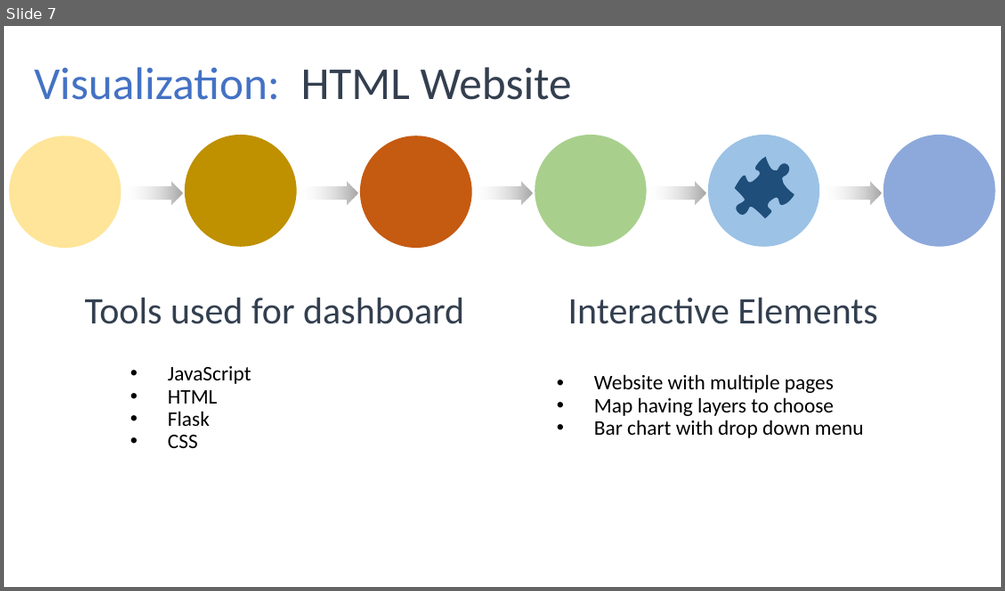
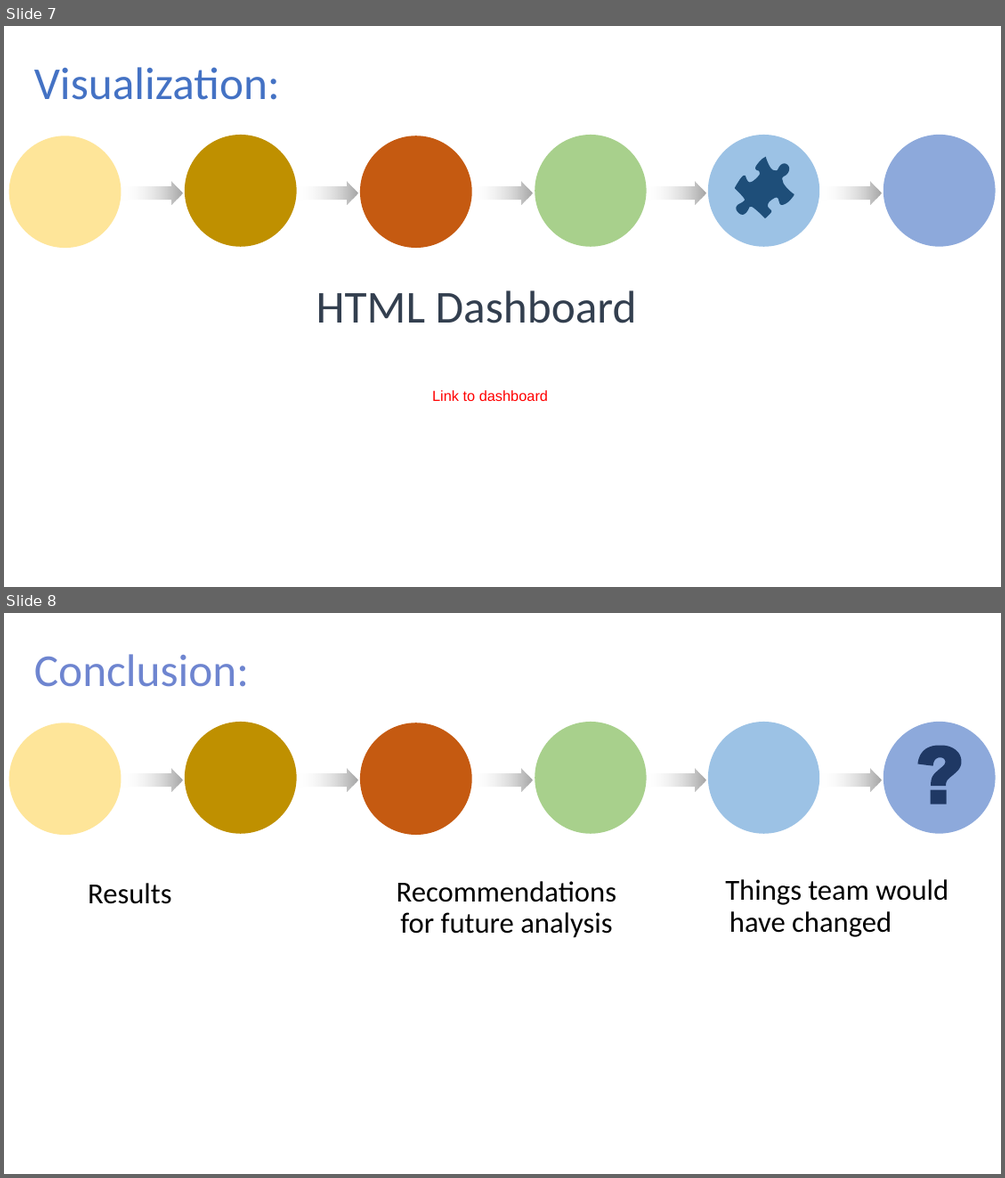
Before and after one commit to JaxWil24/Hearing_Aid_Accessibility, a slide deck: Presentation/FP_Powerpoint.pptx. Shown one above the other, each under a label of ours: slide 7 before the commit, slides 7 and 8 after it. The pictures are 1005x591 and 1005x1178 pixels, drawn with LibreOffice and Linux fonts; fonts in the diff are those of the drawing. Boxes give left, top, right and bottom in pixels: in the first picture for what was removed or moved away, otherwise in the second. Text is boxed around its words. In the diff, an @@ line names an element or a change of style, - is before the commit and + after.

```diff
--- a/Presentation/FP_Powerpoint.pptx
+++ b/Presentation/FP_Powerpoint.pptx
@@ slide 8 added at [4,613,1001,1174], background #FFFFFF; not listed: 17 template elements that a slide beside it also shows @@
@@ text added at [34,654,249,687], 44 pt, text #6E85D0 @@
+Conclusion:
@@ freeform shape added at [918,746,961,804], fill #1F3864 @@
@@ text added at [725,879,948,937], 28 pt, text #000000 @@
+Things team would have changed
@@ text added at [88,883,171,904], 28 pt, text #000000 @@
+Results
@@ text added at [396,881,616,938], 28 pt, text #000000 @@
+Recommendations for future analysis
@@ slide 7 changed as well @@
@@ text at [316,290,637,323]: text changed @@
-HTML Website
+HTML Dashboard
@@ text removed at [85,297,464,324] @@
-Tools used for dashboard
@@ text removed at [568,297,878,324] @@
-Interactive Elements
@@ text removed at [168,366,251,448] @@
-• JavaScript
-• HTML
-• Flask
-• CSS
@@ text added at [432,390,548,401], 14 pt, text #FF0000 @@
+Link to dashboard
@@ text removed at [594,374,864,438] @@
-• Website with multiple pages
-• Map having layers to choose
-• Bar chart with drop down menu
```
Also in this commit, not shown: 7 other slides changed, 2 other slides added, 2 slides removed.
